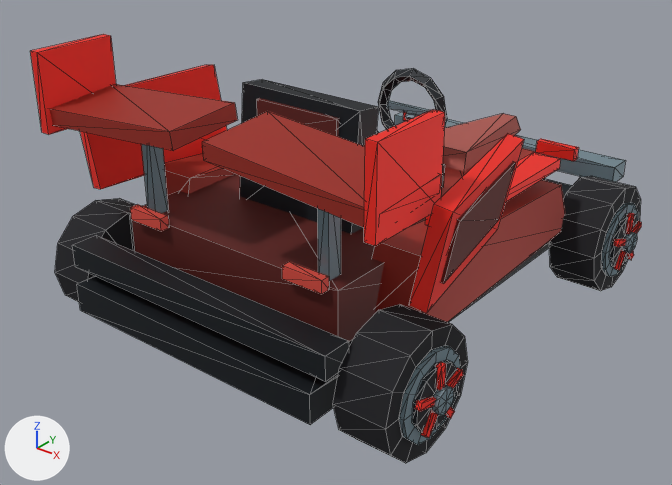
A saved change to the glTF model DLC/StarWars/assets/kart/star-wars/darth-maul/kart.glb.
Camera for both pictures: a 50 mm camera at (2.8, -3.75, 2.59) aimed at (-0.08, -0.15, 0.36). The axes (+X, +Y, +Z) are drawn at lower left. The lights are the same throughout. The first picture is the older version. Mesh edges are drawn as thin lines. Where no turn or scale is listed for an object, it has been applied to the vertices. Vertices at exactly the same position are counted once.

The first picture shows 'chassis', 'wheel-front-right', 'wheel-rear-left', 'wheel-rear-right'.
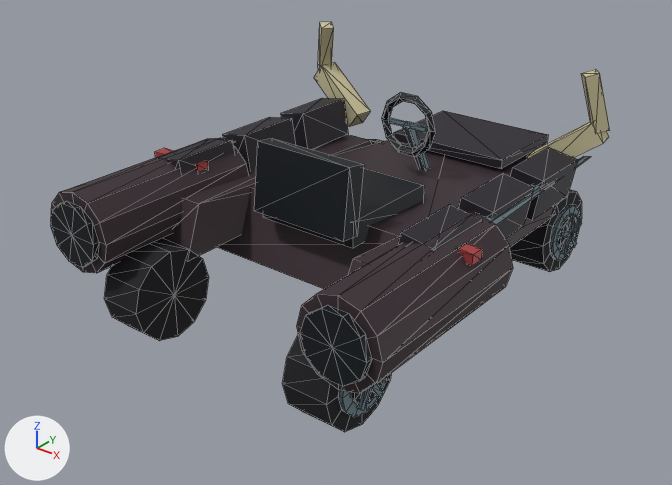
Where the change shows, as pixel boxes [x1, y1, x2, y2] in the pictures (672 x 485 px):
'chassis', deleted: before [30, 34, 625, 425]
'identity-speeder-speeder-long-cowl-and-stern-turbines', added: after [51, 111, 554, 394]
'wheel-rear-right', reshaped, moved: before [333, 304, 468, 463]; after [282, 335, 391, 432]
'identity-speeder-driver-cockpit', added: after [254, 93, 436, 248]
'identity-speeder-motif-armor', added: after [156, 98, 578, 251]
'wheel-rear-left', reshaped, moved: before [55, 198, 135, 302]; after [104, 239, 209, 341]
'wheel-front-right', reshaped, moved: before [549, 176, 642, 291]; after [510, 190, 582, 272]
'identity-speeder-motif-horns', added: after [314, 22, 610, 159]
'identity-speeder-motif-swords', added: after [155, 144, 591, 266]
'wheel-front-left', reshaped (not visible before): after [368, 139, 385, 145]
part 3 of me_wheel_front_right, added: after [558, 216, 577, 251]
part 4 of me_wheel_front_right, added: after [569, 213, 575, 234]
part 5 of me_wheel_front_right, rebuilt: before [549, 176, 641, 291]; after [510, 190, 582, 272]
part 6 of me_wheel_front_right, cut back: before [602, 203, 642, 277]; after [559, 219, 582, 255]
part 7 of me_wheel_rear_right, added (mostly hidden): after [352, 379, 383, 404]
part 8 of me_wheel_rear_right, rebuilt: before [333, 304, 468, 463]; after [282, 335, 391, 432]
part 9 of me_wheel_rear_right, cut back: before [399, 345, 463, 445]; after [356, 384, 383, 410]

Patch to the scene script:
```diff
--- a/DLC/StarWars/assets/kart/star-wars/darth-maul/kart.glb.py
+++ b/DLC/StarWars/assets/kart/star-wars/darth-maul/kart.glb.py
@@ me_wheel_front_left @@
-me_wheel_front_left.from_pydata(...)  # 132 vertices, 228 faces; spans x -0.221..0.135, y -0.31..0.31, z -0.31..0.31
+me_wheel_front_left.from_pydata(...)  # 113 vertices, 196 faces; spans x -0.183..0.125, y -0.25..0.25, z -0.25..0.25
+# me_wheel_front_left part 1: the loose piece of 26 vertices spanning x -0.135..0.135, y -0.31..0.31, z -0.31..0.31 is rebuilt with 51 vertices and now spans x -0.149..0.125, y -0.25..0.25, z -0.25..0.25
+# other edits to the shape of me_wheel_front_left do not show in these pictures
 me_wheel_front_left.materials.append(mat_wheel_vertex_colours)
@@ me_wheel_rear_left @@
-me_wheel_rear_left.from_pydata(...)  # 132 vertices, 228 faces; spans x -0.221..0.135, y -0.31..0.31, z -0.31..0.31
+me_wheel_rear_left.from_pydata(...)  # 113 vertices, 196 faces; spans x -0.183..0.125, y -0.25..0.25, z -0.25..0.25
+# me_wheel_rear_left part 2: the loose piece of 26 vertices spanning x -0.135..0.135, y -0.31..0.31, z -0.31..0.31 is rebuilt with 51 vertices and now spans x -0.149..0.125, y -0.25..0.25, z -0.25..0.25
+# other edits to the shape of me_wheel_rear_left do not show in these pictures
 me_wheel_rear_left.materials.append(mat_wheel_vertex_colours)
@@ me_wheel_front_right @@
-me_wheel_front_right.from_pydata(...)  # 132 vertices, 228 faces; spans x -0.135..0.221, y -0.31..0.31, z -0.31..0.31
+me_wheel_front_right.from_pydata(...)  # 113 vertices, 196 faces; spans x -0.125..0.183, y -0.25..0.25, z -0.25..0.25
+# me_wheel_front_right part 3: a new loose piece, a 10-sided cylinder along x spanning x 0.141..0.166, y -0.107..0.107, z -0.112..0.113, in mat_wheel_vertex_colours
+# me_wheel_front_right part 4: a new loose piece, a box spanning x 0.157..0.183, y -0.015..0.015, z 0.0..0.125, in mat_wheel_vertex_colours
+# me_wheel_front_right part 5: the loose piece of 26 vertices spanning x -0.135..0.135, y -0.31..0.31, z -0.31..0.31 is rebuilt with 51 vertices and now spans x -0.125..0.149, y -0.25..0.25, z -0.25..0.25
+# me_wheel_front_right part 6: 106 vertices removed from x 0.134..0.221, y -0.217..0.217, z -0.217..0.217; 32 vertices added at x 0.157..0.183, y -0.124..0.124, z -0.11..0.053
 me_wheel_front_right.materials.append(mat_wheel_vertex_colours)
@@ me_wheel_rear_right @@
-me_wheel_rear_right.from_pydata(...)  # 132 vertices, 228 faces; spans x -0.135..0.221, y -0.31..0.31, z -0.31..0.31
+me_wheel_rear_right.from_pydata(...)  # 113 vertices, 196 faces; spans x -0.125..0.183, y -0.25..0.25, z -0.25..0.25
+# me_wheel_rear_right part 7: a new loose piece, a 10-sided cylinder along x spanning x 0.141..0.166, y -0.107..0.107, z -0.112..0.113, in mat_wheel_vertex_colours
+# me_wheel_rear_right part 8: the loose piece of 26 vertices spanning x -0.135..0.135, y -0.31..0.31, z -0.31..0.31 is rebuilt with 51 vertices and now spans x -0.125..0.149, y -0.25..0.25, z -0.25..0.25
+# me_wheel_rear_right part 9: 106 vertices removed from x 0.134..0.221, y -0.217..0.217, z -0.217..0.217; 32 vertices added at x 0.157..0.183, y -0.124..0.124, z -0.11..0.053
+# other edits to the shape of me_wheel_rear_right do not show in these pictures
 me_wheel_rear_right.materials.append(mat_wheel_vertex_colours)
@@ ob_chassis @@
-ob_chassis = bpy.data.objects.new('chassis', me_chassis)
@@ ob_wheel_rear_left @@
 ob_wheel_rear_left = bpy.data.objects.new('wheel-rear-left', me_wheel_rear_left)
-ob_wheel_rear_left.location = (-0.94, -0.965, 0.31)
+ob_wheel_rear_left.location = (-0.61, -0.98, 0.25)
@@ ob_wheel_front_right @@
 ob_wheel_front_right = bpy.data.objects.new('wheel-front-right', me_wheel_front_right)
-ob_wheel_front_right.location = (0.94, 0.965, 0.31)
+ob_wheel_front_right.location = (0.61, 0.98, 0.25)
@@ ob_wheel_rear_right @@
 ob_wheel_rear_right = bpy.data.objects.new('wheel-rear-right', me_wheel_rear_right)
-ob_wheel_rear_right.location = (0.94, -0.965, 0.31)
+ob_wheel_rear_right.location = (0.61, -0.98, 0.25)
@@ ob_identity_speeder_motif_swords @@
+ob_identity_speeder_motif_swords = bpy.data.objects.new('identity-speeder-motif-swords', me_identity_speeder_motif_swords)  # 48 vertices, 72 faces; spans x -1.02..1.02, y -0.91..0.98, z 0.74..0.8
+ob_identity_speeder_motif_swords.location = (0.0, 0.0, 0.0)
@@ ob_identity_speeder_motif_armor @@
+ob_identity_speeder_motif_armor = bpy.data.objects.new('identity-speeder-motif-armor', me_identity_speeder_motif_armor)  # 48 vertices, 72 faces; spans x -0.89..0.89, y -0.68..0.72, z 0.59..0.85
+ob_identity_speeder_motif_armor.location = (0.0, 0.0, 0.0)
@@ ob_identity_speeder_motif_horns @@
+ob_identity_speeder_motif_horns = bpy.data.objects.new('identity-speeder-motif-horns', me_identity_speeder_motif_horns)  # 32 vertices, 48 faces; spans x -1.0..1.0, y 0.71..0.88, z 0.67..1.29
+ob_identity_speeder_motif_horns.location = (0.0, 0.0, 0.0)
@@ ob_identity_speeder_driver_cockpit @@
+ob_identity_speeder_driver_cockpit = bpy.data.objects.new('identity-speeder-driver-cockpit', me_identity_speeder_driver_cockpit)  # 80 vertices, 140 faces; spans x -0.3..0.3, y -0.557..0.679, z 0.459..1.086
+ob_identity_speeder_driver_cockpit.location = (0.0, 0.0, 0.0)
@@ ob_identity_speeder_speeder_long_cowl_and_stern_turbines @@
+ob_identity_speeder_speeder_long_cowl_and_stern_turbines = bpy.data.objects.new('identity-speeder-speeder-long-cowl-and-stern-turbines', me_identity_speeder_speeder_long_cowl_and_stern_turbines)  # 128 vertices, 224 faces; spans x -1.05..1.05, y -1.31..1.67, z 0.29..0.83
+ob_identity_speeder_speeder_long_cowl_and_stern_turbines.location = (0.0, 0.0, 0.0)
```
